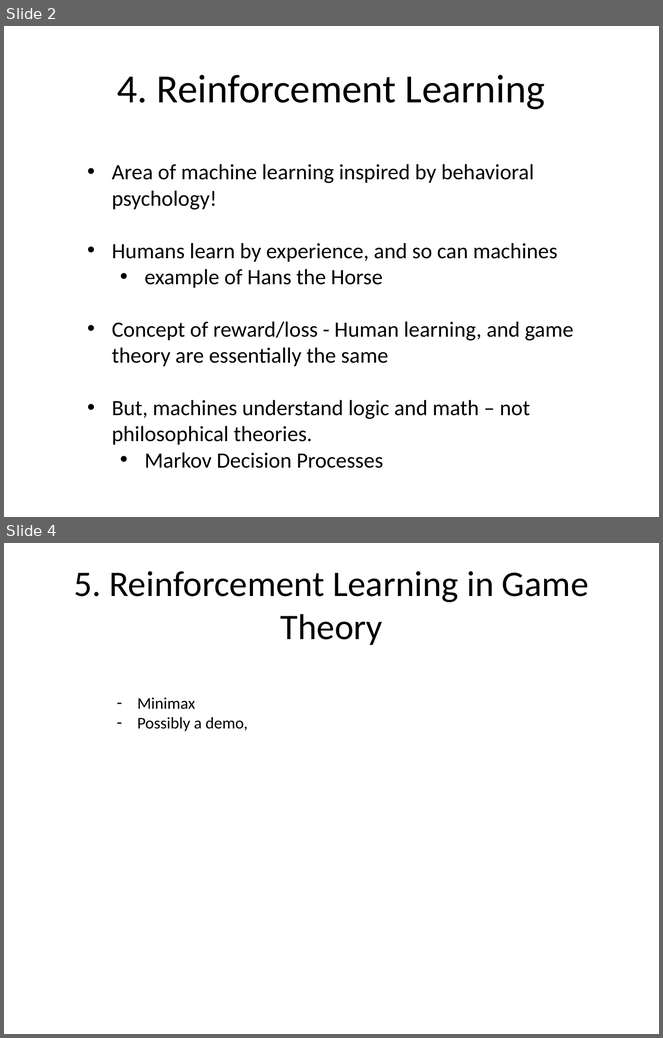
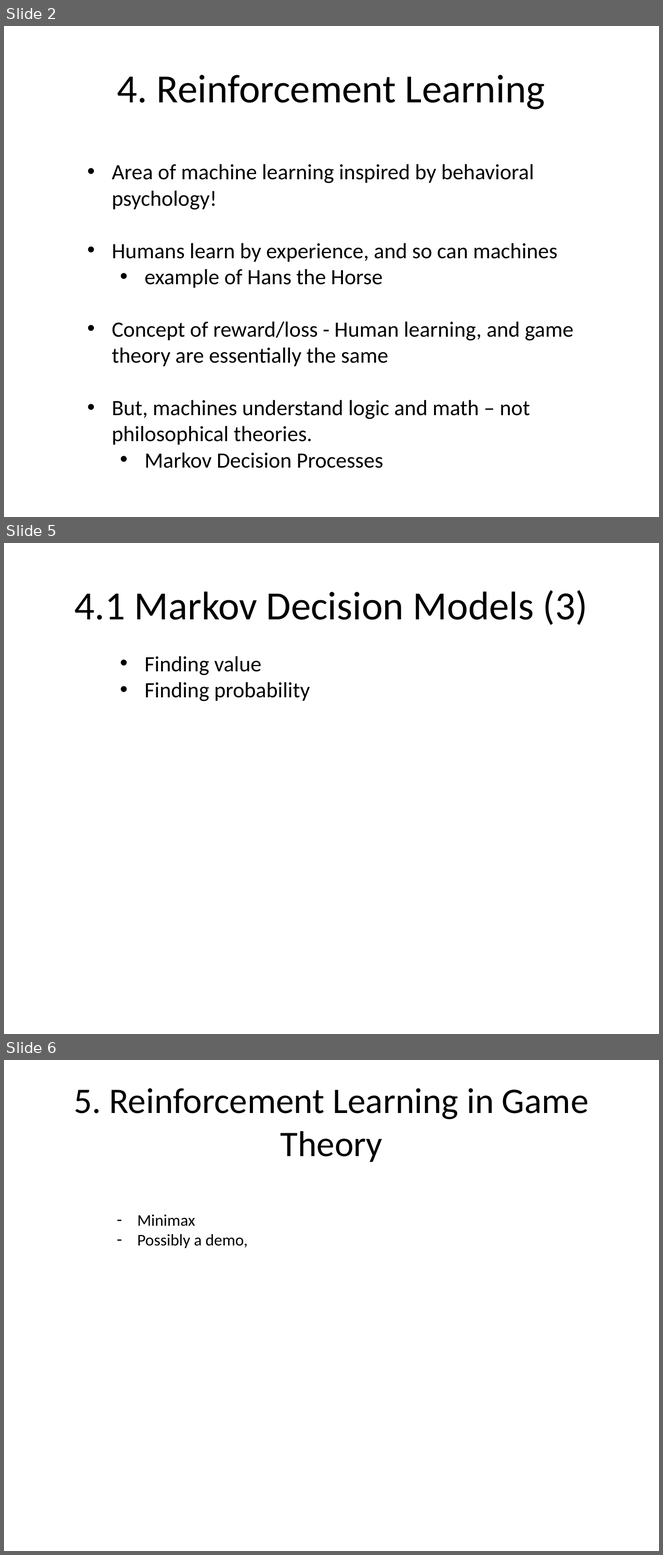
Before and after one commit to talhajansari/dermalink, a slide deck: FRONT_END/logo_lab/FINAL_presentation.pptx. Shown one above the other, each under a label of ours: slides 2 and 4 before the commit, slides 2, 5 and 6 after it; the slides between them are not shown. The pictures are 663x1038 and 663x1555 pixels, drawn with LibreOffice and Linux fonts; fonts in the diff are those of the drawing. Boxes give left, top, right and bottom in pixels: in the first picture for what was removed or moved away, otherwise in the second. Text is boxed around its words. In the diff, an @@ line names an element or a change of style, - is before the commit and + after.

```diff
--- a/FRONT_END/logo_lab/FINAL_presentation.pptx
+++ b/FRONT_END/logo_lab/FINAL_presentation.pptx
@@ slide 5 added at (x1=4, y1=543, x2=659, y2=1034), background #FFFFFF @@
@@ title added at (x1=75, y1=590, x2=588, y2=625), 44 pt, text #000000 @@
+4.1 Markov Decision Models (3)
@@ text added at (x1=144, y1=656, x2=310, y2=702), 24 pt, text #000000 @@
+  • Finding value
+  • Finding probability
@@ what was slide 4 is now slide 6 @@
```
Also in this commit, not shown: 1 slide changed, 1 other slide added, 4 other files.
